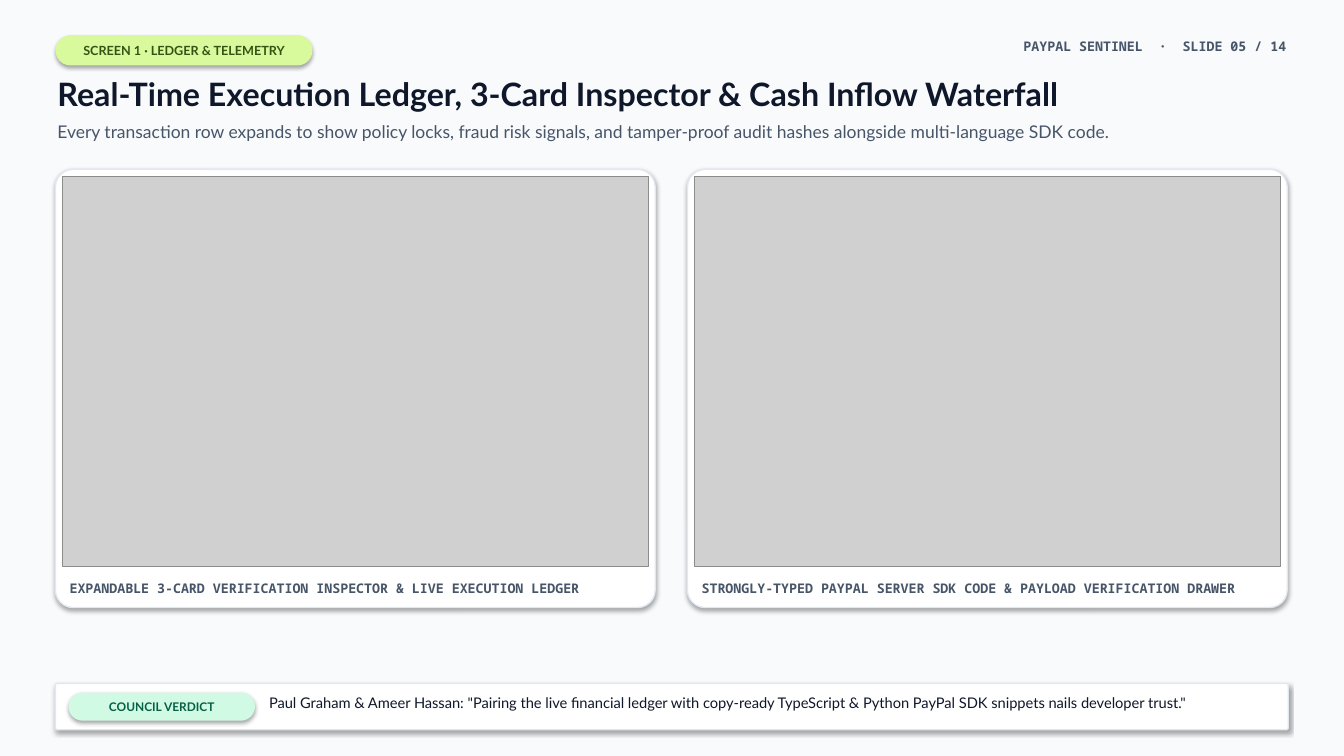
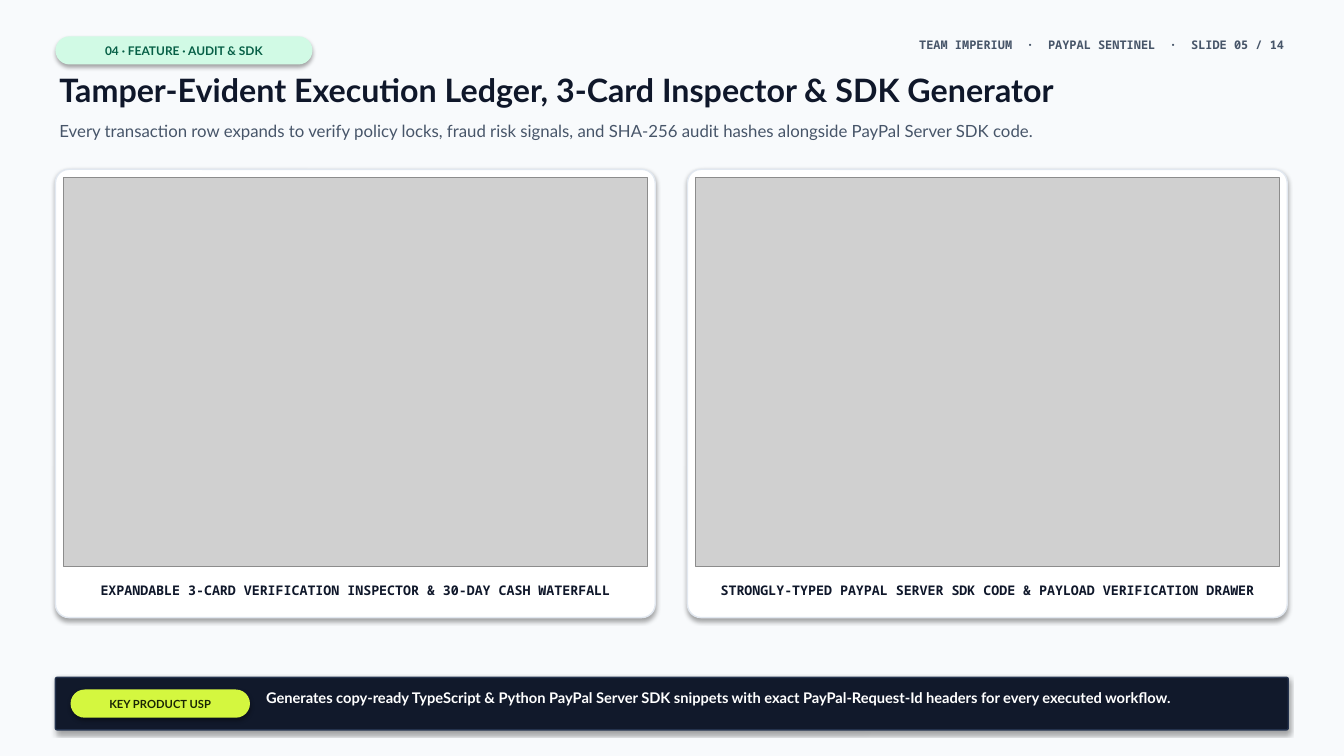
Before and after one commit to surajsaggam/PayPal, a slide deck: slide 5 of deliverables/presentation/PayPal-Sentinel-Executive-Deck.pptx. Drawn at 1344x756 pixels with LibreOffice and Linux fonts; fonts in the diff are those of the drawing; grey boxes stand for pictures. Boxes give left, top, right and bottom in pixels: in the first picture for what was removed or moved away, otherwise in the second. Text is boxed around its words. In the diff, an @@ line names an element or a change of style, - is before the commit and + after.

Commit message:
feat(ppt,deploy): update deck for Team Imperium, remove council/UI references, add Thank You slide & cloud deploy config

```diff
--- a/deliverables/presentation/PayPal-Sentinel-Executive-Deck.pptx
+++ b/deliverables/presentation/PayPal-Sentinel-Executive-Deck.pptx
@@ rounded rectangle "04 · FEATURE · AUDIT ..." at (55, 36, 313, 65): fill #D9F99D to #D1FAE5 @@
@@ text in rounded rectangle at (105, 46, 263, 55): text changed; size 9 to 8.5 pt; text colour #365314 to #065F46 @@
-SCREEN 1 · LEDGER & TELEMETRY
+04 · FEATURE · AUDIT & SDK
@@ text at (919, 40, 1284, 49): text changed; size 9.5 to 8.5 pt @@
-PAYPAL SENTINEL · SLIDE 05 / 14
+TEAM IMPERIUM · PAYPAL SENTINEL · SLIDE 05 / 14
@@ text at (59, 78, 1053, 108): text changed @@
-Real-Time Execution Ledger, 3-Card Inspector & Cash Inflow Waterfall
+Tamper-Evident Execution Ledger, 3-Card Inspector & SDK Generator
@@ text at (59, 124, 1033, 140): text changed; size 12.5 to 12 pt @@
-Every transaction row expands to show policy locks, fraud risk signals, and tamper-proof audit hashes alongside multi-language SDK code.
+Every transaction row expands to verify policy locks, fraud risk signals, and SHA-256 audit hashes alongside PayPal Server SDK code.
@@ rounded rectangle: place and size @@
-rounded rectangle at (55, 169, 655, 608)
+rounded rectangle at (55, 169, 655, 618)
@@ rounded rectangle at (55, 169, 655, 618): proportions changed @@
@@ rounded rectangle at (688, 169, 1288, 618): proportions changed @@
@@ rounded rectangle: place and size @@
-rounded rectangle at (688, 169, 1288, 608)
+rounded rectangle at (688, 169, 1288, 618)
@@ text at (101, 585, 610, 595): text changed; text colour #475569 to #0F172A @@
-EXPANDABLE 3-CARD VERIFICATION INSPECTOR & LIVE EXECUTION LEDGER
+EXPANDABLE 3-CARD VERIFICATION INSPECTOR & 30-DAY CASH WATERFALL
@@ text "STRONGLY-TYPED PAYPAL SERVER SDK CODE ..." at (721, 585, 1254, 595): text colour #475569 to #0F172A; alignment left to centre @@
@@ rounded rectangle: place and size @@
-rounded rectangle at (55, 684, 1289, 730)
+rounded rectangle at (55, 678, 1289, 730)
@@ rounded rectangle at (55, 678, 1289, 730): fill #FFFFFF to #11192B; outline #E2E8F0 1 pt to #24324D 1 pt; proportions changed @@
@@ rounded rectangle "KEY PRODUCT USP": place and size @@
-rounded rectangle "KEY PRODUCT USP" at (69, 693, 255, 721)
+rounded rectangle "KEY PRODUCT USP" at (71, 690, 250, 718)
@@ rounded rectangle "KEY PRODUCT USP" at (71, 690, 250, 718): fill #D1FAE5 to #D4F73F @@
@@ text in rounded rectangle at (109, 700, 211, 708): text changed; size 8.5 to 8 pt; text colour #065F46 to #1A2604 @@
-COUNCIL VERDICT
+KEY PRODUCT USP
@@ text at (266, 692, 1170, 706): text changed; text colour #0F172A to #FFFFFF; bold on @@
-Paul Graham & Ameer Hassan: "Pairing the live financial ledger with copy-ready TypeScript & Python PayPal SDK snippets nails developer trust."
+Generates copy-ready TypeScript & Python PayPal Server SDK snippets with exact PayPal-Request-Id headers for every executed workflow.
```
Also in this commit, not shown: 7 other slides changed, 6 slides added, 6 slides removed, 8 other files.
